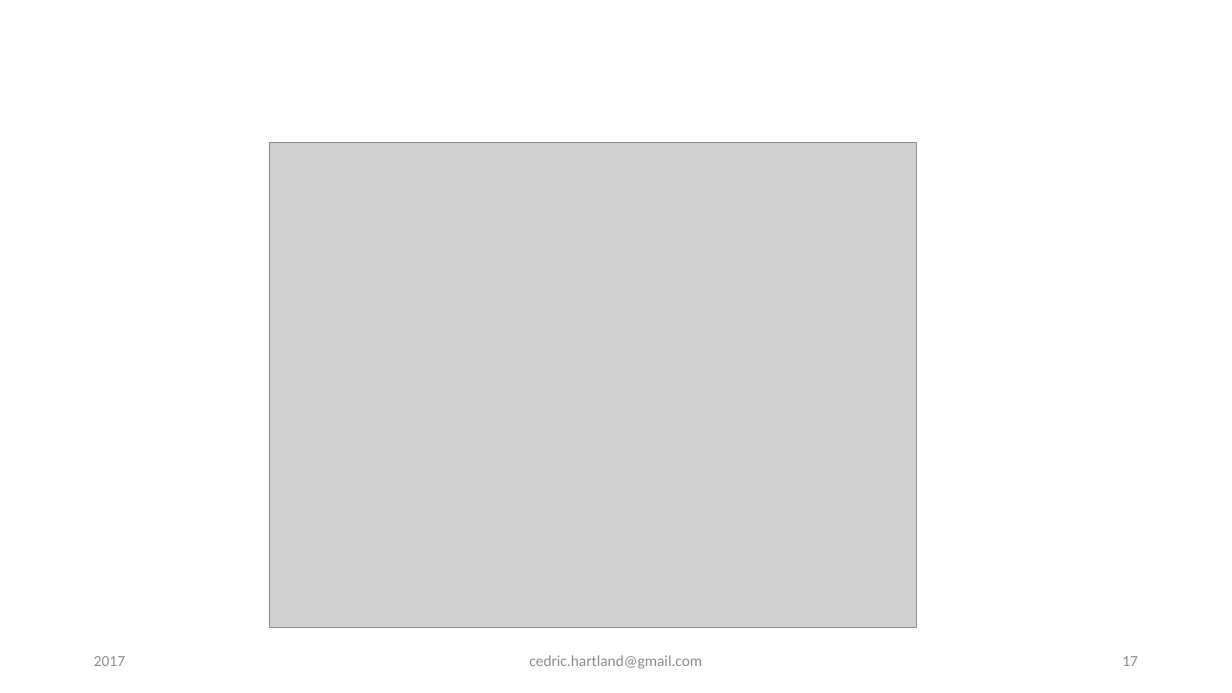
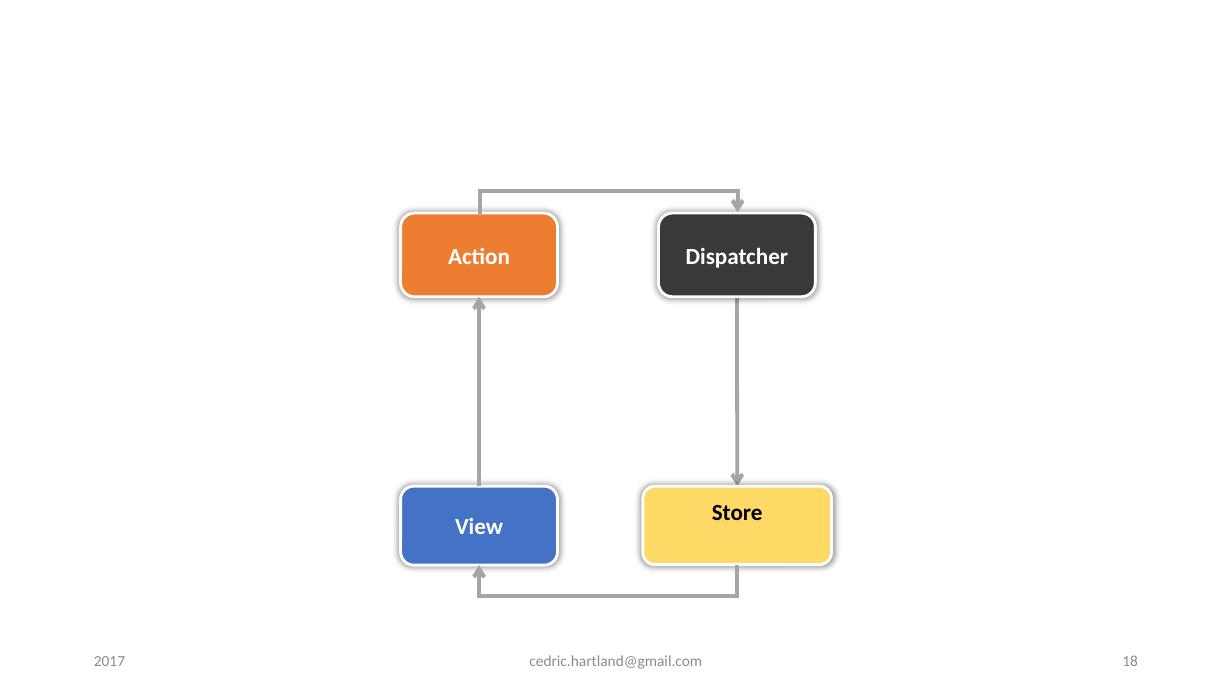
Before and after one commit to gigacool/react-redux-presentation, a slide deck: slide 18 of docs/React & Redux.pptx (slide 17 before the commit). Drawn at 1232x693 pixels with LibreOffice and Linux fonts; fonts in the diff are those of the drawing; grey boxes stand for pictures; background and template pictures are left out. Boxes give left, top, right and bottom in pixels: in the first picture for what was removed or moved away, otherwise in the second. Text is boxed around its words. In the diff, an @@ line names an element or a change of style, - is before the commit and + after.

Commit message:
update on redux

```diff
--- a/docs/React & Redux.pptx
+++ b/docs/React & Redux.pptx
@@ picture removed at box(270, 143, 917, 628) @@
@@ elbow arrow added from (480, 213) to (738, 213), #A5A5A5 3 pt @@
@@ rounded rectangle added at box(401, 213, 558, 298), fill #ED7D31, outline #FFFFFF 2.25 pt, 18 pt, text #FFFFFF, bold @@
+Action
@@ rounded rectangle added at box(659, 213, 816, 298), fill #3B3838, outline #FFFFFF 2.25 pt, 18 pt, text #FFFFFF, bold @@
+Dispatcher
@@ arrow added from (479, 486) to (479, 297), #A5A5A5 3 pt @@
@@ curved arrow added from (738, 297) to (738, 486), #A5A5A5 3 pt @@
@@ rounded rectangle added at box(401, 486, 558, 565), fill #4472C4, outline #FFFFFF 2.25 pt, 18 pt, text #FFFFFF, bold @@
+View
@@ rounded rectangle added at box(643, 486, 832, 565), fill #FFD966, outline #FFFFFF 2.25 pt, 18 pt, text #000000, bold @@
+Store
@@ elbow arrow added from (738, 565) to (479, 566), #A5A5A5 3 pt @@
@@ page number at box(1122, 655, 1138, 666): text changed @@
-17
+18
```
Also in this commit, not shown: 6 other slides changed, 10 slides added, 2 other files.
